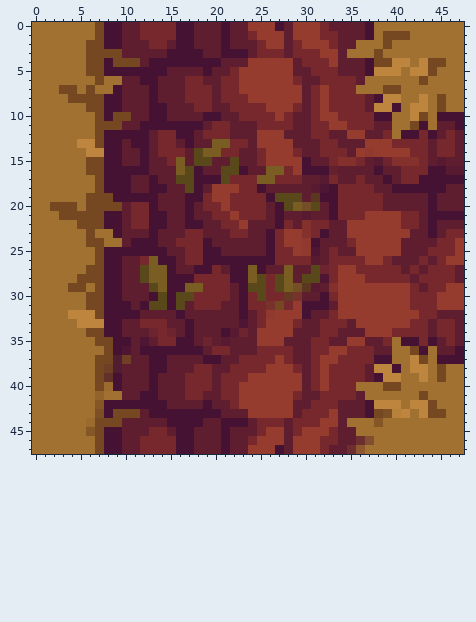
Edited in one commit: pixel-art sprite (src/public/assets/images/tiles/forkeast.png). This is how it looked before the edit.
The file is 48x48 pixels. Colours within 5 levels of each other are drawn and written as one.
New version:
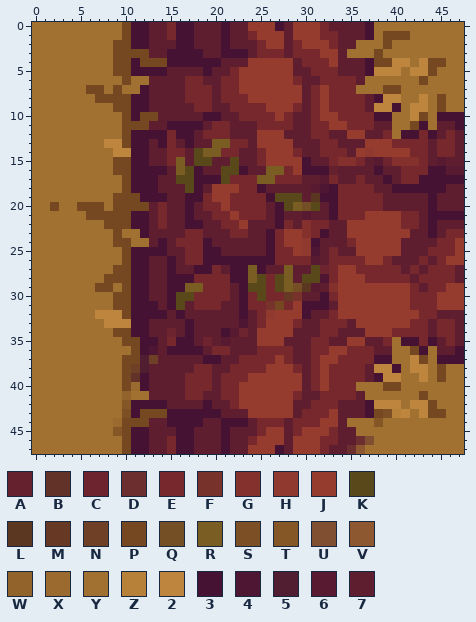
Palette (. is transparent): A #66212e  B #623229  C #6d242e  D #6c2e2f  E #76282d  F #77322b  G #84312d  H #90392e  J #963c2e  K #594819  L #5b3722  M #673823  N #6f4025  P #764822  Q #744f25  R #7a5d22  S #7d4f25  T #855727  U #804f32  V #8d5830  W #93632c  X #9a6a2e  Y #a17131  Z #b7813a  2 #bd853d  3 #451234  4 #4e1632  5 #501e30  6 #571a31  7 #5f1e2f
Difference:
Changed rows in their new state; - is an unchanged pixel.
first column x 3:
 0 ----YYYP3377
 1 ----YYYP3377
 2 ---YYYPP3377
 3 ---YYY-PPP--
 4 ---YYY--3PPP
 5 ---YYYPP----
 6 ----Y--PYY7-
 7 YY--P-PYY37-
 8 -YYY-PPP337-
 9 ---YYYPP3377
10 ----YYY-3PP7
11 ----YYYPPP77
12 ----YYYP--33
13 --YYY22P---3
14 ---YYY223--7
15 ---YYYPP3---
16 ---YYYPP--33
17 ----YYYP33--
18 ----YYYP33-7
19 ---YYYPPP--3
20 YYP--Y-PPP7E
21 YYY--PPP337E
22 --YYYPPP337E
23 ---Y--PYY37-
24 ---YY-PPYY73
25 ----YYYP----
26 ----YYYP3377
27 ---YYYPP3377
28 --YYYPPP3377
29 -YY--PYP3377
30 ---YYYPP3377
31 ---YYYPP3-37
32 -YYY222P-333
33 --YYY2223377
34 ---YYYPP3377
35 ----YYYPP337
36 -----YYYP-47
37 ----YYYPP5N7
38 ----YYYPN577
39 ----YYYPB37-
40 ----YYYPX37-
41 ----Y--WYY7-
42 ----YYYT----
43 ----YYYS3PPP
44 ---YYYXPPP--
45 ---YYYTP3377
46 ----YYYP3377
47 ----YYYP3377
Boxes around the changes in both pictures, in picture pixels (x1, y1, x2, y2):
changed: (59, 22, 167, 454)
